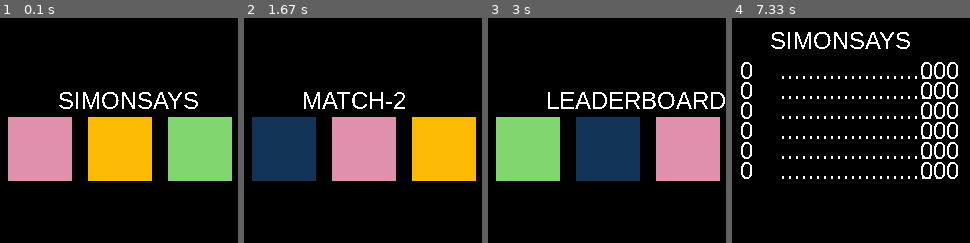
Above: before the commit, frames 1-4 (left to right).
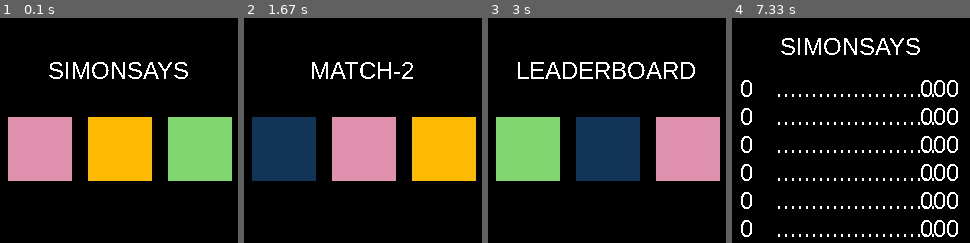
Above: after the commit, the same moments.

Repository: zielonyogor/MiniArcadeMachine
Game: pygame game, started from main.py
Same seed, same stepped clock (60 frames per second), same inputs: the game is played once before the commit and once after it.
Inputs:
- Up to frame 1 (0.1 s): no input
- Up to frame 2 (1.67 s): tap Z at 0.33 s; tap X at 0.67 s; hold Left 1.07-1.6 s; hold Left from 1.63 s (still down)
- Up to frame 3 (3 s): release Left at 2.03 s; hold Right 2.07-2.7 s; hold Left from 2.73 s (still down)
- Up to frame 4 (7.33 s): release Left at 3.2 s; hold Right 3.23-3.7 s; tap Z at 3.73, 7.2 s; tap X at 4.13 s; hold Right 4.53-5 s; hold Left 5.03-5.57 s; hold Left 5.6-6 s; hold Right 6.03-6.67 s; hold Left 6.7-7.17 s

The runs differ from the first frame. In frame 1, 2.9% of the frame differs, in the area x 20-84%, y 19-41%; in frame 2, 1.9%; in frame 3, 3.9%; in frame 4, 10%, in the area x 3-95%, y 6-98%.

Commit message:
Fix letter change in enter_name, centered text

Diff:
--- a/enter_name.py
+++ b/enter_name.py
@@ -16,8 +16,6 @@
         self.letters = []
         self.letters_code = []
 
-        self.current_index = 0
-
         self.was_updated = True
 
     def enter(self, game, score):
@@ -31,11 +29,15 @@
         self.game = game
         self.score = math.floor(score * 10) / 10
 
+        self.current_index = 0
 
     def update(self, input):
         if input.type == KEYDOWN:
             if input.key == K_z:
                 print(self.letters_code, ' ', self.game, ' ', self.score)
+                for i in range(len(self.letters_code)):
+                    if self.letters_code[i] == 91:
+                        self.letters_code[i] = 95
                 match self.game:
                     case 'match_2':
                         db.add_match_2_score((''.join(chr(l) for l in self.letters_code), self.score))
@@ -67,7 +69,7 @@
         self.display.blit(self.prompt, (26, 20))
 
         for i in range(LETTERS):
-            self.display.blit(self.letters[i], (30 + 18*i, 80))
+            self.display.blit(self.letters[i], (30 + 18*i, 120))
 
         pygame.display.update()
         self.was_updated = False
@@ -75,7 +77,6 @@
     def update_letter(self, value):
         self.letters_code[self.current_index] = (self.letters_code[self.current_index] + value - 65) % 27 + 65
         if self.letters_code[self.current_index] == 91:
-            self.letters_code[self.current_index] = 95
             self.letters[self.current_index] = self.font.render('_', False, (255, 255, 255))
         else:
             self.letters[self.current_index] = self.font.render(str(chr(self.letters_code[self.current_index])), False, (255, 255, 255))
--- a/leaderboard.py
+++ b/leaderboard.py
@@ -32,13 +32,13 @@
         self.minesweeper_leaderboards = []
 
         for i in range(6):
-            match_score = Place(10, 40 + 20 * i, font)
+            match_score = Place(10, 58 + 28 * i, font)
             self.match_leaderboards.append(match_score)
 
-            simon_says = Place(10, 40 + 20 * i, font)
+            simon_says = Place(10, 58 + 28 * i, font)
             self.simonsays_leaderboards.append(simon_says)
 
-            minesweeper_score = Place(10, 40 + 20 * i, font)
+            minesweeper_score = Place(10, 58 + 28 * i, font)
             self.minesweeper_leaderboards.append(minesweeper_score)
 
         self.current_index = 1
@@ -78,14 +78,14 @@
     def update_screen(self):
         self.display.fill(pygame.Color('black'))
 
-        self.display.blit(self.texts[self.current_index], (40, 10))
+        self.display.blit(self.texts[self.current_index], (120 - self.texts[self.current_index].get_width() // 2, 16))
         match self.current_index:
             case 0:
                 for i in range(6):
                     self.display.blit(self.match_leaderboards[i].text_nr,
                                       self.match_leaderboards[i].dest)
                     self.display.blit(self.match_leaderboards[i].text_name,
-                                      (self.match_leaderboards[i].dest[0] + 40, self.match_leaderboards[i].dest[1]))
+                                      (self.match_leaderboards[i].dest[0] + 36, self.match_leaderboards[i].dest[1]))
                     self.display.blit(self.match_leaderboards[i].text_score,
                                       (self.match_leaderboards[i].dest[0] + 180, self.match_leaderboards[i].dest[1]))
             case 1:
@@ -93,7 +93,7 @@
                     self.display.blit(self.simonsays_leaderboards[i].text_nr,
                                       self.simonsays_leaderboards[i].dest)
                     self.display.blit(self.simonsays_leaderboards[i].text_name,
-                                      (self.simonsays_leaderboards[i].dest[0] + 40, self.simonsays_leaderboards[i].dest[1]))
+                                      (self.simonsays_leaderboards[i].dest[0] + 36, self.simonsays_leaderboards[i].dest[1]))
                     self.display.blit(self.simonsays_leaderboards[i].text_score,
                                       (self.simonsays_leaderboards[i].dest[0] + 180, self.simonsays_leaderboards[i].dest[1]))
             case 2:
@@ -101,7 +101,7 @@
                     self.display.blit(self.minesweeper_leaderboards[i].text_nr,
                                       self.minesweeper_leaderboards[i].dest)
                     self.display.blit(self.minesweeper_leaderboards[i].text_name,
-                                      (self.minesweeper_leaderboards[i].dest[0] + 40, self.minesweeper_leaderboards[i].dest[1]))
+                                      (self.minesweeper_leaderboards[i].dest[0] + 36, self.minesweeper_leaderboards[i].dest[1]))
                     self.display.blit(self.minesweeper_leaderboards[i].text_score,
                                       (self.minesweeper_leaderboards[i].dest[0] + 180, self.minesweeper_leaderboards[i].dest[1]))
 
--- a/select_scene.py
+++ b/select_scene.py
@@ -44,7 +44,7 @@
 
         self.display.blit(self.levels[(self.current_index - 1 + 4) % 4].surf, (10, 100))
 
-        self.display.blit(self.texts[self.current_index], (60, 70))
+        self.display.blit(self.texts[self.current_index], (120 - self.texts[self.current_index].get_width() // 2, 40))
         self.display.blit(self.levels[self.current_index].surf, (90, 100))
 
         self.display.blit(self.levels[(self.current_index + 1) % 4].surf, (170, 100))
Binary file changed: game_data.db
